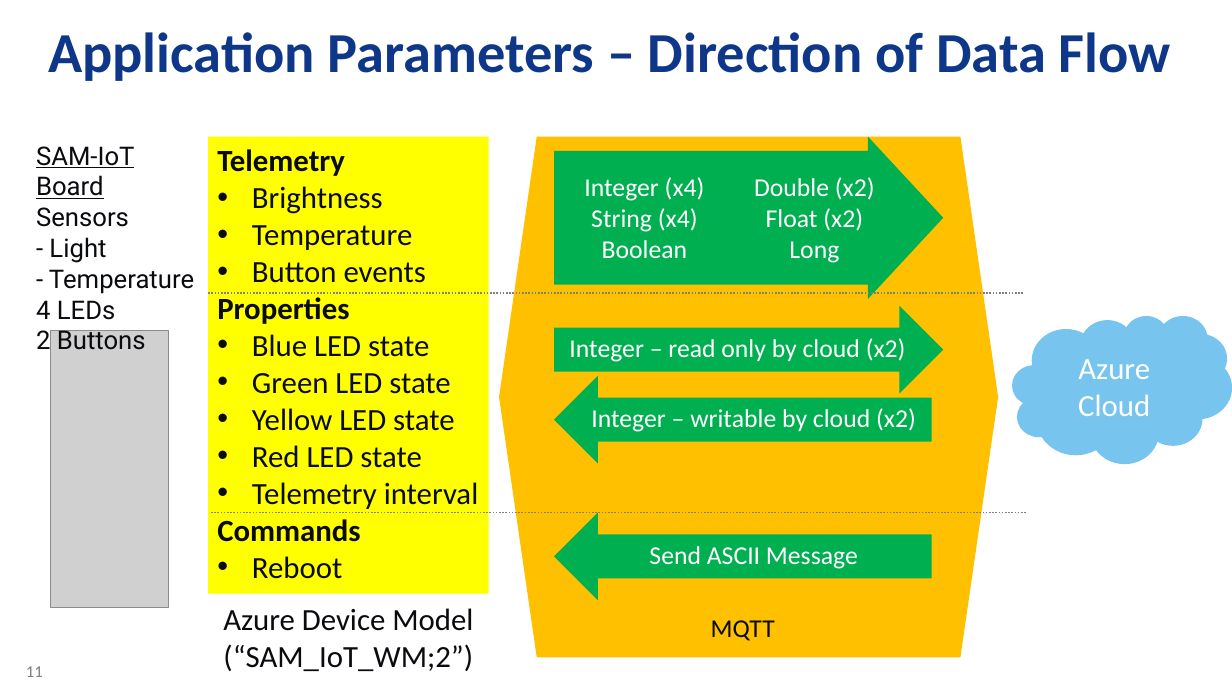
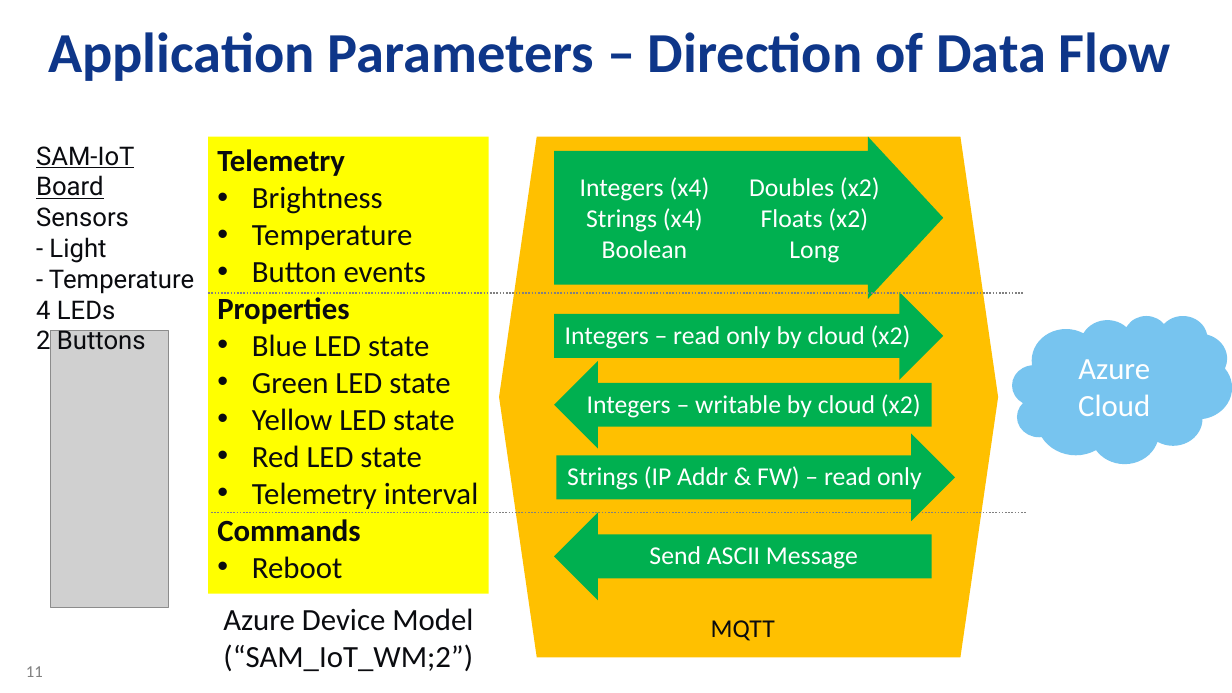
Before and after one commit to daisukeiot/Microchip-SAM-IoT-Wx-1, a slide deck: slide 11 of AO-Smith-MSFT-MCHP-r6.pptx. Drawn at 1232x693 pixels with LibreOffice and Linux fonts; fonts in the diff are those of the drawing; grey boxes stand for pictures; background and template pictures are left out. Boxes give left, top, right and bottom in pixels: in the first picture for what was removed or moved away, otherwise in the second. Text is boxed around its words. In the diff, an @@ line names an element or a change of style, - is before the commit and + after.

```diff
--- a/AO-Smith-MSFT-MCHP-r6.pptx
+++ b/AO-Smith-MSFT-MCHP-r6.pptx
@@ text at [580,177,710,232]: text changed @@
-Integer (x4)
-String (x4)
+Integers (x4)
+Strings (x4)
@@ text at [749,177,880,231]: text changed @@
-Double (x2)
-Float (x2)
+Doubles (x2)
+Floats (x2)
@@ right arrow "Integers – read only by ...": place and size @@
-right arrow "Integers – read only by ..." at [554,306,943,394]
+right arrow "Integers – read only by ..." at [554,292,943,380]
@@ text in right arrow at [565,325,911,349]: text changed @@
-Integer – read only by cloud (x2)
+Integers – read only by cloud (x2)
@@ left arrow "Integers – writable by cloud ...": place and size @@
-left arrow "Integers – writable by cloud ..." at [554,376,931,464]
+left arrow "Integers – writable by cloud ..." at [554,361,931,449]
@@ text in left arrow at [587,394,921,418]: text changed @@
-Integer – writable by cloud (x2)
+Integers – writable by cloud (x2)
@@ right arrow added at [556,433,955,521], fill #00B050, 20 pt, text #FFFFFF @@
+Strings (IP Addr & FW) – read only
```
Also in this commit, not shown: 3 other slides changed.
